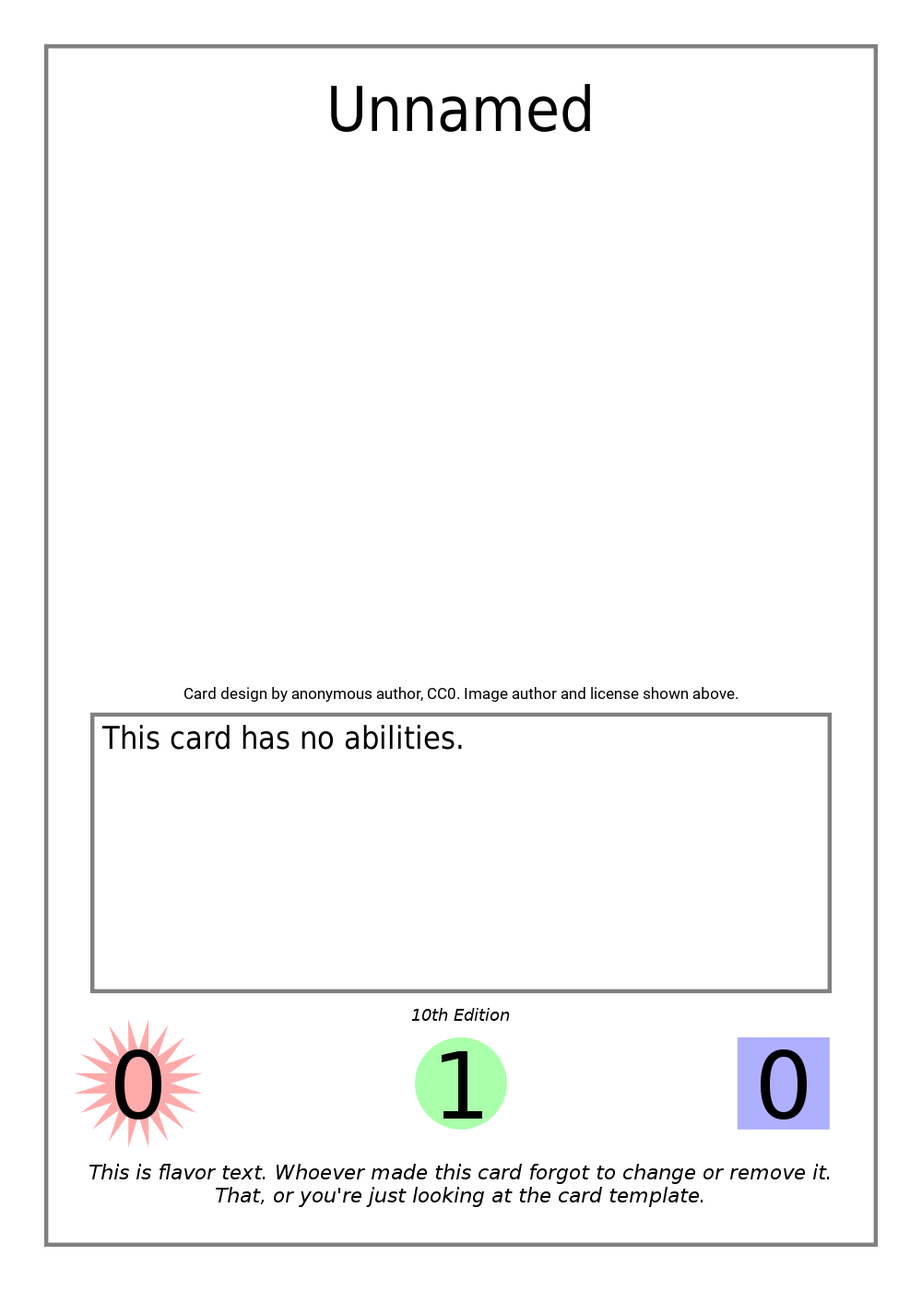
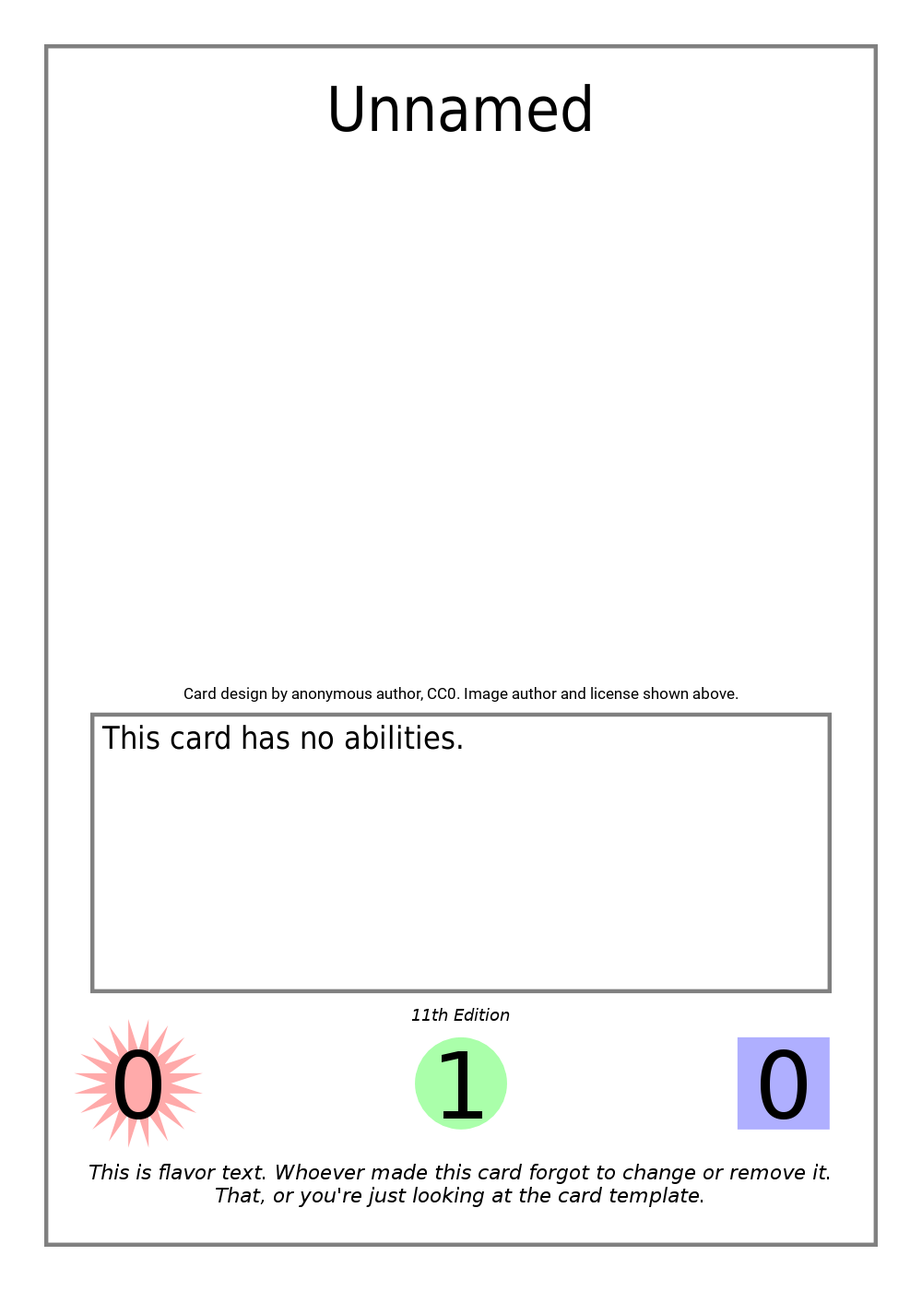
Comparing the layer stacks of the two 922×1291 images. Changes:
painted on "Edition Indicator" over (421, 1009, 432, 1022)
